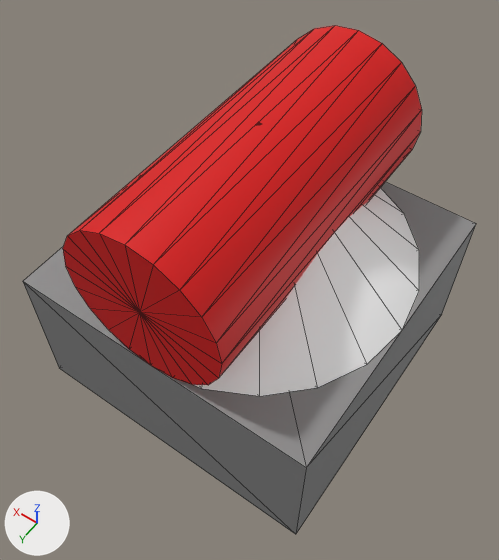
One commit to the FBX model Assets/StageResource/Cannon.fbx: the scene before it, then after it.
One viewpoint serves both versions: a 50 mm lens placed at (-0.00784, 0.01138, 0.02125), pointed at (-0.00031, 0.00083, 0.00467). The axes (+X, +Y, +Z) are drawn at lower left. The lights are the same throughout. Mesh edges are drawn as thin lines. Where no turn or scale is listed for an object, it has been applied to the vertices. Vertices at the same position are counted once.
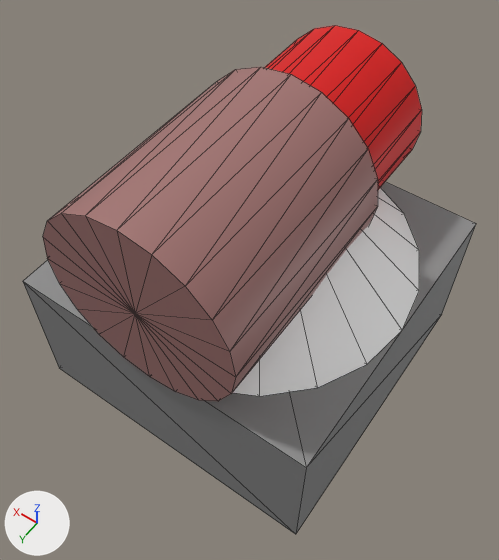
Commit message: モデルだけ変更した

Where the newer file only moved an object's origin or applied its transform, the numbers keep the older frame.

What differs and where, as boxes (x1, y1, x2, y2) in the pictures (499 x 560 px):
'pCube2', recoloured, reshaped (white to grey): (23, 25, 476, 534) in both
part 1 of me_mesh, added (brown): after (43, 67, 378, 401)

The change, as a diff of the scene's bpy script:
```diff
--- a/Assets/StageResource/Cannon.fbx.py
+++ b/Assets/StageResource/Cannon.fbx.py
@@ mat_lambert2 @@
 mat_lambert2 = principled_material('lambert2')
-mat_lambert2.base_color = (1.0, 1.0, 1.0)  # white #ffffff
+mat_lambert2.base_color = (0.254, 0.254, 0.254)  # grey #8a8a8a
@@ mat_lambert4 @@
+mat_lambert4 = principled_material('lambert4')
+mat_lambert4.base_color = (0.358, 0.171, 0.162)  # brown #a17370
@@ mat_lambert3 @@
+mat_lambert3 = principled_material('lambert3')
+mat_lambert3.base_color = (1.0, 1.0, 1.0)  # white #ffffff
@@ me_mesh @@
 me_mesh.from_pydata(...)  # 71 vertices, 130 faces; spans x -0.005..0.005, y -0.005..0.005, z -0.005..0.005
 # used by ob_pcube2; location = (0.0, 0.0, 0.005)
-me_mesh.materials.append(mat_lambert1)  # grey #8a8a8a
+# me_mesh part 1: a new loose piece, a 20-sided cylinder along y spanning x -0.003..0.003, y -0.00142..0.00513, z -0.00041..0.00559, in mat_lambert4 (brown #a17370)
 me_mesh.materials.append(mat_phong1)
 me_mesh.materials.append(mat_lambert2)
+me_mesh.materials.append(mat_lambert4)  # brown #a17370
+me_mesh.materials.append(mat_lambert3)  # white #ffffff
```
